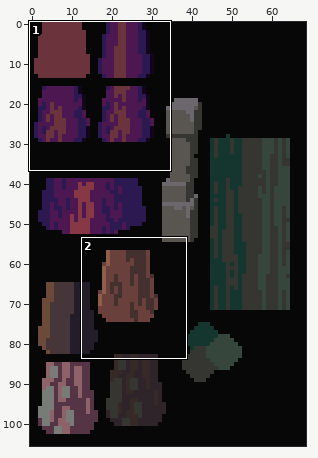
A pixel-art file gets an edit: itchBackground/tree practice.aseprite. The first picture is a wide view before the edit; the outline marks the close-up.
Close-up. Old version:
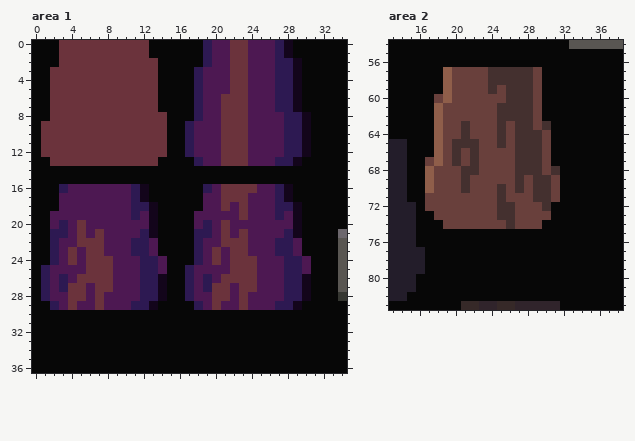
69x106 pixels, 1 frame. Colours within 5 levels of each other are drawn and written as one. Shown: area 1: x 0..34, y 0..36; area 2: x 13..38, y 54..83. The commit also changed other parts of the picture, which this record leaves out.
The same view after the edit:
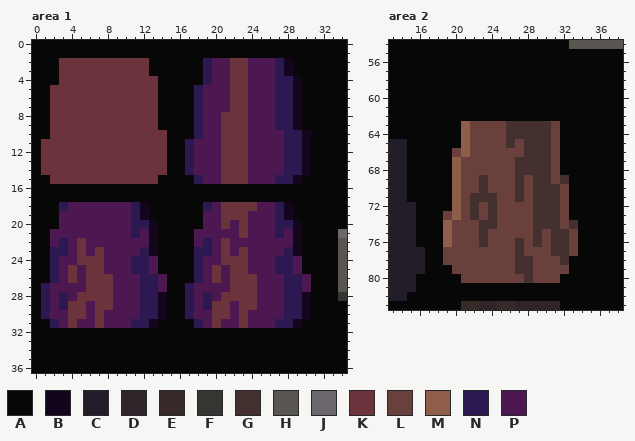
Palette (. is transparent): A #070707  B #13051b  C #231d2a  D #30242b  E #362928  F #353631  G #44302f  H #595652  J #6c676d  K #6b333c  L #69403c  M #8f5e4a  N #2d1952  P #4d1852
From old to new:
Area 1, layer "Layer 1":
y 0..1: x 3..12 KKKKKKKKKK -> AAAAAAAAAA; x 19..28 NPPKKPPPNB -> AAAAAAAAAA
y 2: x 13 K -> A; x 28..29 NB -> BA
y 3: x 2 K -> A; x 13 K -> A; x 18..19 NP -> AN; x 28..29 NB -> BA
y 4: x 2 K -> A; x 18..19 NP -> AN
y 6..7: x 21 K -> P
y 8: x 14 K -> A; x 27 P -> N; x 29..30 NB -> BA
y 9: x 1 K -> A; x 14 K -> A; x 17..18 NP -> AN; x 27 P -> N; x 29..30 NB -> BA
y 10: x 1 K -> A; x 17..18 NP -> AN
y 13: x 1 A -> K; x 14 A -> K; x 17..18 AN -> NP; x 27 N -> P; x 29..30 BA -> NB
y 14: x 1..14 AAAAAAAAAAAAAA -> KKKKKKKKKKKKKK; x 17..30 AAAAAAAAAAAAAA -> NPPPKKKPPPPNNB
y 15: x 2..13 AAAAAAAAAAAA -> KKKKKKKKKKKK; x 18..29 AAAAAAAAAAAA -> NPPKKKPPPNNB
y 16: x 3..12 NPPPPPPPNB -> AAAAAAAAAA; x 19..28 NPKKKKPPNB -> AAAAAAAAAA
y 17: x 3..12 PPPPPPPPNB -> AAAAAAAAAA; x 19..28 PPKKKPPPNB -> AAAAAAAAAA
y 18: x 3 P -> N; x 12..13 NB -> BA; x 19 P -> N; x 22 P -> K; x 24 P -> K; x 28..29 NB -> BA
y 19: x 2 P -> A; x 12..13 PB -> BA; x 18 P -> A; x 21..22 PP -> KK; x 28..29 PB -> BA
y 20: x 2..3 PN -> AP; x 5 K -> P; x 11..12 PP -> NN; x 18..19 PN -> AP; x 23 P -> K; x 27..28 PP -> NN
y 21: x 2..3 NN -> PP; x 5 K -> P; x 7 K -> P; x 11..12 PN -> NP; x 18..19 NN -> PP; x 21 K -> P; x 27..28 PN -> NP
y 22: x 2..3 NP -> PN; x 6..7 KK -> PP; x 11..13 NNP -> PPB; x 18..19 NP -> PN; x 22..23 KK -> PP; x 27..29 NNP -> PPB
y 23: x 3..6 PKPK -> NPKP; x 11 N -> P; x 13 P -> B; x 19..22 PKPK -> NPKP; x 27 N -> P; x 29 P -> B
y 24: x 4..5 KP -> PK; x 8 K -> P; x 11 P -> N; x 13..14 NP -> PA; x 20..21 KP -> PK; x 24 K -> P; x 27 P -> N; x 29..30 NP -> PA
y 25: x 1..2 NP -> AN; x 4 P -> K; x 8 K -> P; x 11 P -> N; x 13..14 NP -> PA; x 17..18 NP -> AN; x 20 P -> K; x 24 K -> P; x 27 P -> N; x 29..30 NP -> PA
y 26: x 1..5 NPNPK -> ANPKP; x 14 B -> P; x 17..21 NPNPK -> ANPKP; x 30 B -> P
y 27: x 3..6 NKKP -> PPPK; x 14 B -> P; x 19..22 NKKP -> PPPK; x 30 B -> P
y 28: x 3..4 PK -> NP; x 6 P -> K; x 8 P -> K; x 19..20 PK -> NP; x 22 P -> K; x 24 P -> K
y 29: x 1..3 ANP -> NPN; x 5 P -> K; x 8 P -> K; x 11 N -> P; x 13..14 BA -> NB; x 17..19 ANP -> NPN; x 21 P -> K; x 24 P -> K; x 27 N -> P; x 29..30 BA -> NB
y 30: x 1..14 AAAAAAAAAAAAAA -> NPPKKPKPPPPNNB; x 17..30 AAAAAAAAAAAAAA -> NPPKKPKPPPPNNB
y 31: x 2..13 AAAAAAAAAAAA -> NPKPPKPPPNNB; x 18..29 AAAAAAAAAAAA -> NPKPPKPPPNNB
Area 2, layer "Layer 1":
y 57..58: x 19..29 MLLLLGGGGGL -> AAAAAAAAAAA
y 59: x 19..29 MLLLLGLGGGL -> AAAAAAAAAAA
y 60: x 18..29 LMLLLLLLGGGL -> AAAAAAAAAAAA
y 61..62: x 18..29 MLLLLLLGGGGL -> AAAAAAAAAAAA
y 63: x 18..21 MLLG -> AAAM; x 25..26 GL -> LG; x 29 L -> G; x 31 A -> L
y 64: x 18..21 MLLG -> AAAM; x 25..26 GL -> LG; x 30..31 LA -> GL
y 65: x 18..22 MLGGG -> AAAML; x 25..27 GLG -> LGL; x 30..31 LA -> GL
y 66: x 18..22 MLGLG -> AALML; x 27 G -> L; x 30..31 LA -> GL
y 67: x 17..20 LMLG -> AAAM; x 22 G -> L; x 30..31 LA -> GL
y 68: x 17..22 MLLLGG -> AAAMLL; x 30..31 LG -> GL
y 69: x 17..21 MLLLG -> AAAML; x 23 L -> G; x 32 A -> G
y 70: x 17..21 MLLLG -> AAAML; x 23 L -> G; x 25 G -> L; x 31..32 LA -> GL
y 71: x 17..20 LLLL -> AAAM; x 22..25 LLLG -> GGGL; x 27 L -> G; x 31..32 LA -> GL
y 72: x 17..20 LLLL -> AAAM; x 22 L -> G; x 24..26 LGG -> GLL; x 29 L -> G; x 31..32 AA -> GL
y 73: x 18 L -> A; x 20 L -> M; x 22 L -> G; x 24..26 LGG -> GLL; x 29..32 LLAA -> GGGL
y 74: x 19 L -> M; x 23..24 LL -> GG; x 26 G -> L; x 29..33 LAAAA -> GGGLG
y 75: x 19..33 AAAAAAAAAAAAAAA -> MLLLGLLLLLGLGGL
y 76: x 19..33 AAAAAAAAAAAAAAA -> MLLLGLLLGLGLGGL
y 77: x 19..33 AAAAAAAAAAAAAAA -> LLLLLLLLGLLLGGL
y 78: x 19..32 AAAAAAAAAAAAAA -> LLLLLLLLGGLLLG
y 79: x 20..32 AAAAAAAAAAAAA -> LLLLLLLGGLLLL
y 80: x 21..31 AAAAAAAAAAA -> LLLLLLLGLLL
Pixel boxes of the changes (left, top, right, bottom) in both close-ups:
changed: (41, 40, 311, 328)
changed: (425, 67, 578, 283)
